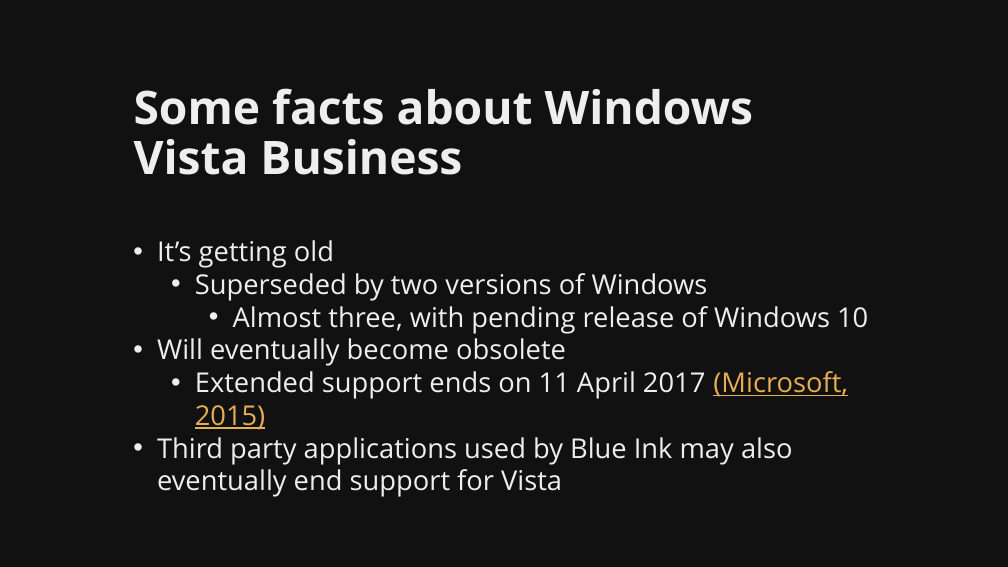
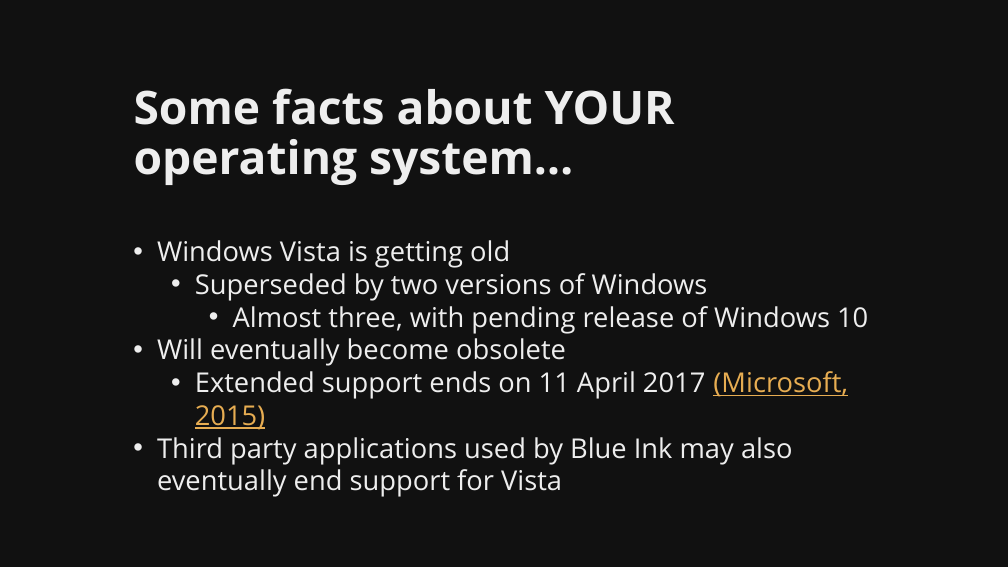
Before and after one commit to martymcflywa/ecu, a slide deck: slide 9 of year_1/sem_2/CSI1101_computer_security/0b_assignment_2_[22MAY15_0900]/dev/CSI1101_PONCE_A2_v01.pptx (slide 7 before the commit). Drawn at 1008x567 pixels with LibreOffice and Linux fonts; fonts in the diff are those of the drawing. Boxes give left, top, right and bottom in pixels: in the first picture for what was removed or moved away, otherwise in the second. Text is boxed around its words. In the diff, an @@ line names an element or a change of style, - is before the commit and + after.

```diff
--- a/year_1/sem_2/CSI1101_computer_security/0b_assignment_2_[22MAY15_0900]/dev/CSI1101_PONCE_A2_v01.pptx
+++ b/year_1/sem_2/CSI1101_computer_security/0b_assignment_2_[22MAY15_0900]/dev/CSI1101_PONCE_A2_v01.pptx
@@ title at (134, 88, 675, 185): text changed @@
-Some facts about Windows Vista Business
+Some facts about YOUR operating system…
@@ text at (157, 240, 510, 268): text changed @@
-• It’s getting old
+• Windows Vista is getting old
```
Also in this commit, not shown: 5 other slides changed, 16 slides added, 3 other files.
